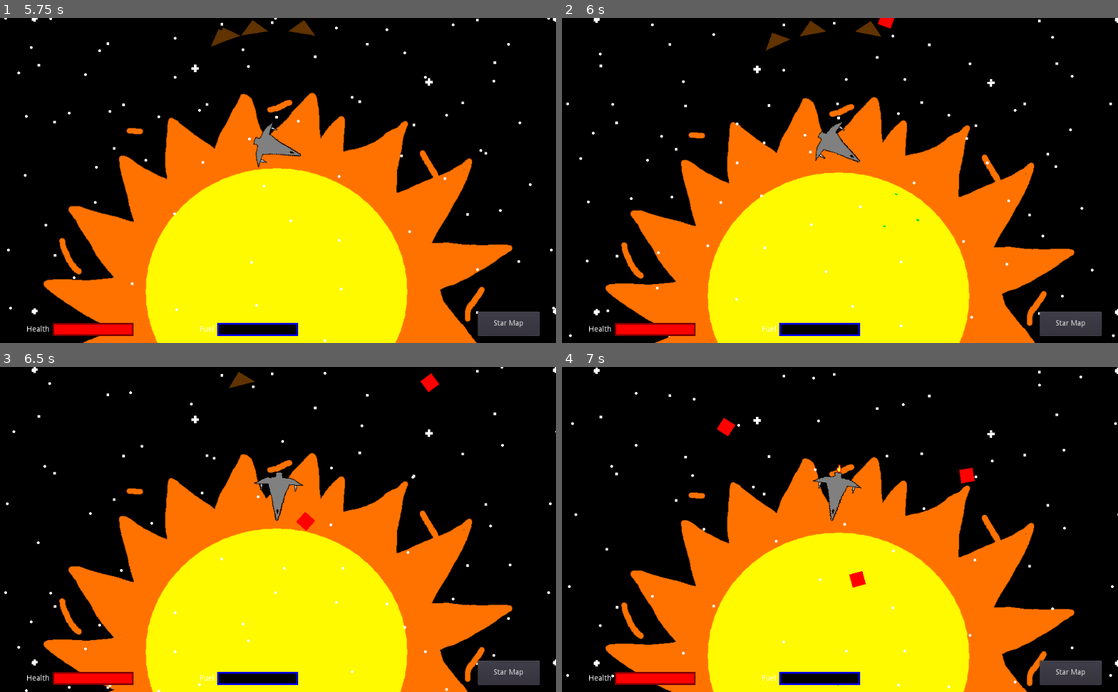
Above: before the commit, frames 1-4 (two rows, left to right).
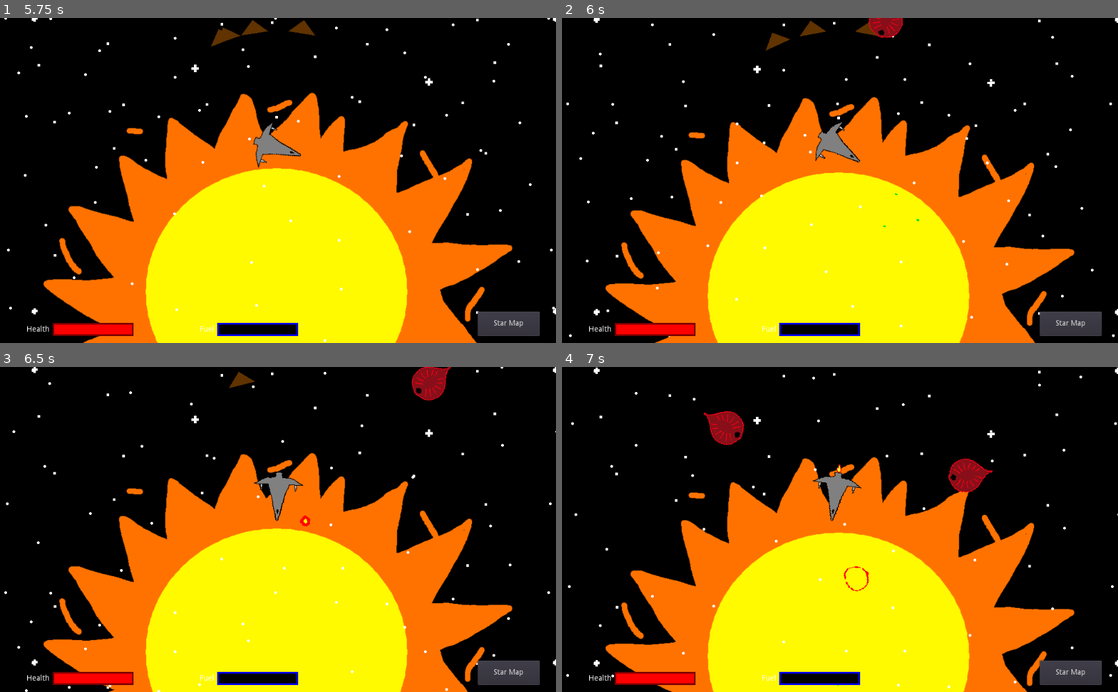
Above: after the commit, the same moments.

Repository: jlpatter/GodotSpaceShooter
Game: Godot game, scene res://src/Misc/GippiesSplash.tscn
The game is run twice, just before and just after one commit, with the same random seed, the same clock (stepped at 60 frames per second) and the same inputs.
Inputs:
- Up to frame 1 (5.75 s): tap Enter at 0.5, 2 s; hold D (move_right) 0.53-1.28 s; tap Space (shoot) at 0.6, 1.25, 1.35, 2.1, 2.75, 2.85, 3.6, 4.35, 5.1 s; hold A (move_left) 1.28-2.03 s; hold D (move_right) 2.03-2.78 s; hold W (move_up) 2.78-3.53 s; hold A (move_left) from 3.53 s (still down)
- Up to frame 2 (6 s): release A (move_left) at 5.78 s; hold D (move_right) from 5.78 s (still down); tap Space (shoot) at 5.85 s
- Up to frame 3 (6.5 s): keep holding D (move_right)
- Up to frame 4 (7 s): release D (move_right) at 6.53 s; hold W (move_up) from 6.53 s (still down); tap Space (shoot) at 6.6 s

Frame 1 is identical in both runs. In frame 2, 0.3% of the frame differs, in the area x 55-62%, y 0-7%; in frame 3, 0.6%; in frame 4, 1.2%, in the area x 25-78%, y 13-70%.

Commit message:
Added first red enemy ships

Diff:
--- /dev/null
+++ b/src/Actors/Enemies/RedEnemy.tscn
@@ -0,0 +1,40 @@
+[gd_scene load_steps=5 format=2]
+
+[ext_resource path="res://Assets/EnemyShips/RedEnemy.png" type="Texture" id=1]
+[ext_resource path="res://src/Misc/GenericExplosion.tscn" type="PackedScene" id=2]
+[ext_resource path="res://src/Actors/Enemy1.gd" type="Script" id=3]
+
+[sub_resource type="CircleShape2D" id=1]
+radius = 31.501
+
+[node name="RedEnemy" type="Node2D"]
+script = ExtResource( 3 )
+
+[node name="GFX" type="Sprite" parent="."]
+position = Vector2( 0.396851, 9.12756 )
+texture = ExtResource( 1 )
+
+[node name="BulletSpawnLocation" type="Node2D" parent="."]
+position = Vector2( 0, -34.526 )
+
+[node name="Area2D" type="Area2D" parent="."]
+
+[node name="CollisionShape2D" type="CollisionShape2D" parent="Area2D"]
+position = Vector2( 0.25, -2.5 )
+shape = SubResource( 1 )
+
+[node name="CollisionPolygon2D" type="CollisionPolygon2D" parent="Area2D"]
+position = Vector2( -0.0992126, 0 )
+polygon = PoolVector2Array( -12.8771, 26.8561, -0.0786896, 29.7332, 14.9024, 26.0624, 2.2032, 39.8529, 1.90556, 47.2938, -1.36845, 47.3931, -1.07082, 39.1584 )
+
+[node name="BulletTimer" type="Timer" parent="."]
+wait_time = 2.0
+
+[node name="GenericExplosion" parent="." instance=ExtResource( 2 )]
+visible = false
+position = Vector2( -0.385208, 0.944603 )
+
+[connection signal="area_entered" from="Area2D" to="." method="_on_Area2D_area_entered"]
+[connection signal="body_entered" from="Area2D" to="." method="_on_Area2D_body_entered"]
+[connection signal="timeout" from="BulletTimer" to="." method="_on_BulletTimer_timeout"]
+[connection signal="animation_finished" from="GenericExplosion" to="." method="_on_GenericExplosion_animation_finished"]
--- a/src/Levels/Level1.gd
+++ b/src/Levels/Level1.gd
@@ -2,7 +2,7 @@
 
 onready var asteroid_prefab = preload("res://src/Actors/Asteroid.tscn")
 onready var arrow_prefab = preload("res://src/Misc/Arrow.tscn")
-onready var enemy_prefab = preload("res://src/Actors/Enemy1.tscn")
+onready var enemy_prefab = preload("res://src/Actors/Enemies/RedEnemy.tscn")
 onready var moon_prefab = preload("res://Assets/LargeMoon.png")
 onready var ice_prefab = preload("res://Assets/LargeIce.png")
 onready var green_gem_prefab = preload("res://src/Actors/GreenGem.tscn")
Binary file added: Assets/EnemyShips/RedEnemy.png
Not shown, added: Assets/EnemyShips/RedEnemy.png.import
Not shown, added: Assets/EnemyShips/RedEnemy.kra
